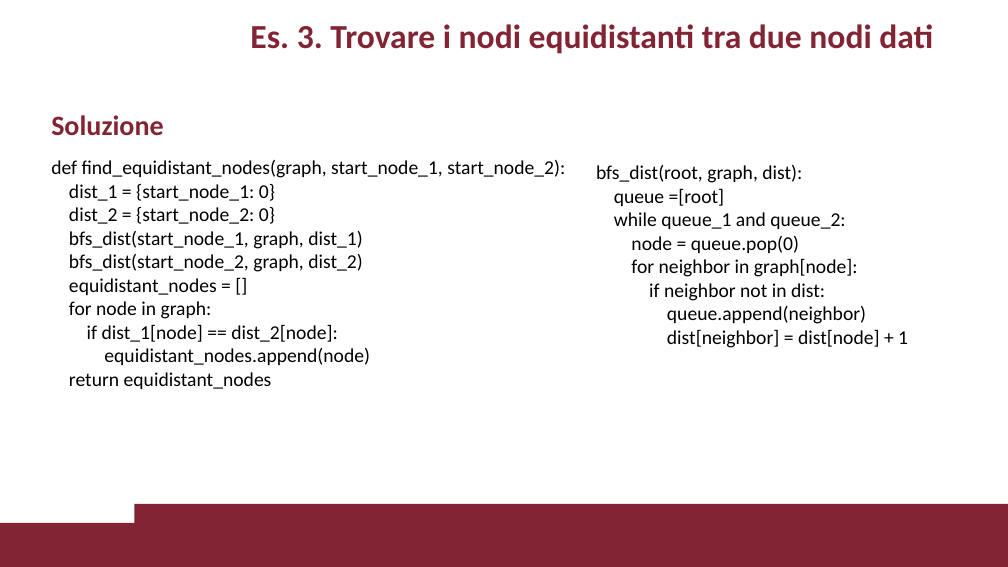
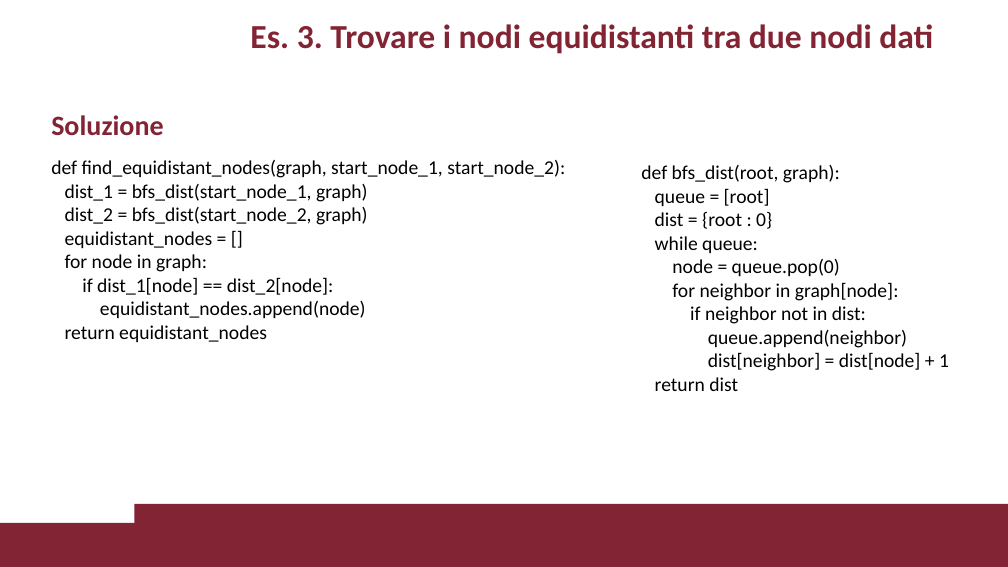
Before and after one commit to VincenzoImp/PDA, a slide deck: slide 8 of Esercitazione3/Esercitazione3.pptx (slide 9 before the commit). Drawn at 1008x567 pixels with LibreOffice and Linux fonts; fonts in the diff are those of the drawing; background and template pictures are left out. Boxes give left, top, right and bottom in pixels: in the first picture for what was removed or moved away, otherwise in the second. Text is boxed around its words. In the diff, an @@ line names an element or a change of style, - is before the commit and + after.

```diff
--- a/Esercitazione3/Esercitazione3.pptx
+++ b/Esercitazione3/Esercitazione3.pptx
@@ text "def bfs_dist(root, graph):": place and size @@
-text "def bfs_dist(root, graph):" at <box>596,165,908,348</box>
+text "def bfs_dist(root, graph):" at <box>641,165,949,391</box>
@@ text at <box>641,165,840,253</box>: text changed @@
-bfs_dist(root, graph, dist):
-queue =[root]
-while queue_1 and queue_2:
+def bfs_dist(root, graph):
+queue = [root]
+dist = {root : 0}
+while queue:
@@ text at <box>65,184,368,225</box>: text changed @@
-dist_1 = {start_node_1: 0}
-dist_2 = {start_node_2: 0}
-bfs_dist(start_node_1, graph, dist_1)
-bfs_dist(start_node_2, graph, dist_2)
+dist_1 = bfs_dist(start_node_1, graph)
+dist_2 = bfs_dist(start_node_2, graph)
@@ text at <box>655,377,738,391</box>: paragraph added @@
+return dist
```
Also in this commit, not shown: 7 other slides changed, 4 slides added, 1 slide removed, 5 other files.
